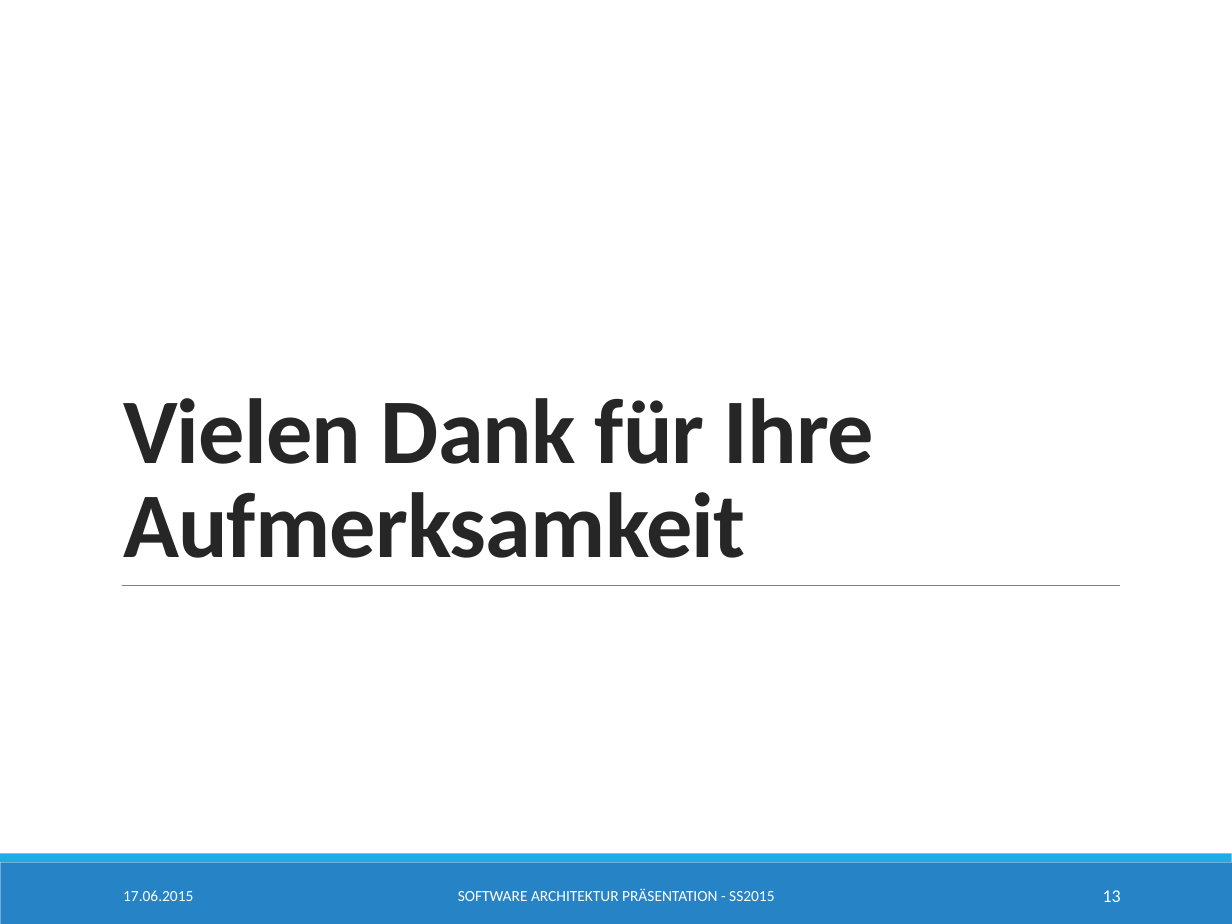
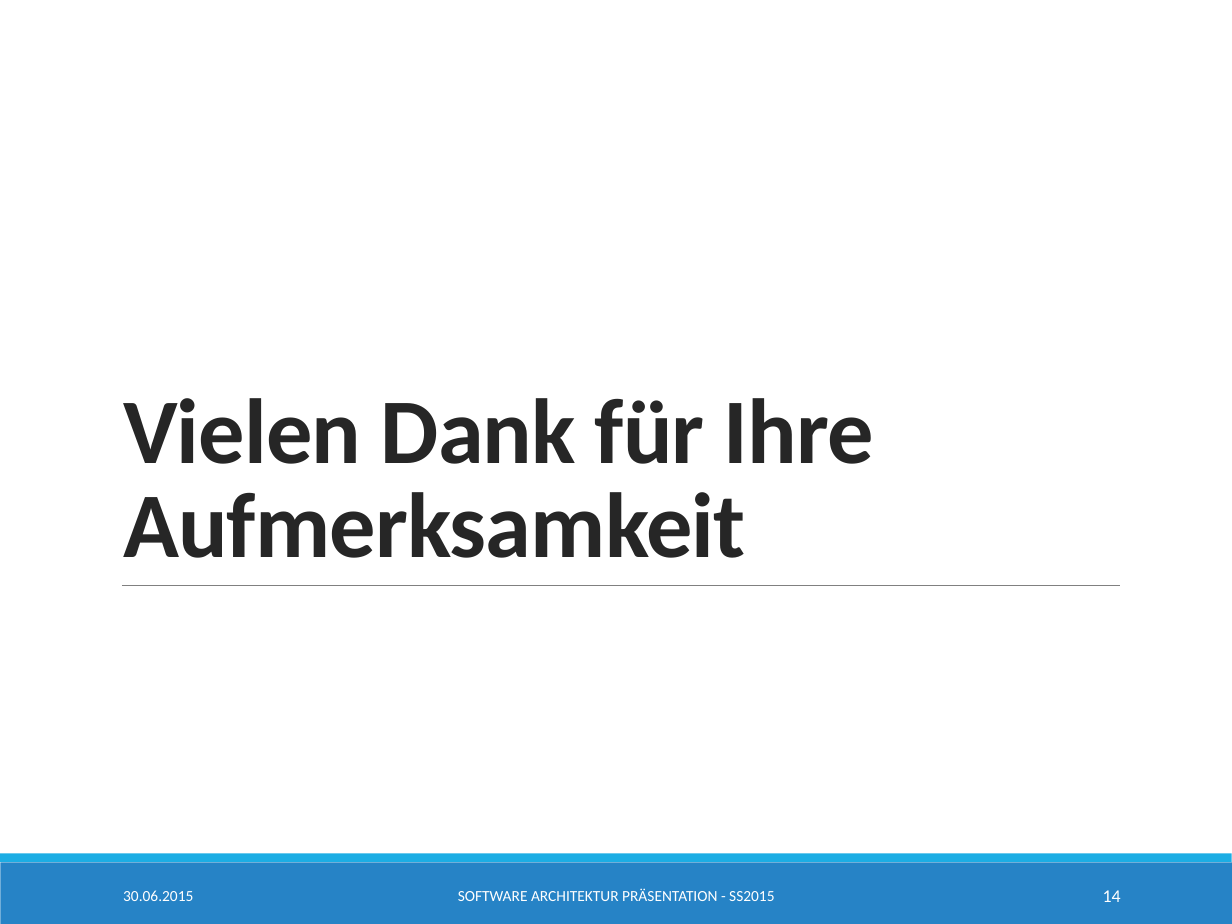
Before and after one commit to SimonBraun/de.htwg.se.mastermind, a slide deck: slide 14 of de.htwg.se.mastermind/Presentation.pptx (slide 13 before the commit). Drawn at 1232x924 pixels with LibreOffice and Linux fonts; fonts in the diff are those of the drawing. Boxes give left, top, right and bottom in pixels: in the first picture for what was removed or moved away, otherwise in the second. Text is boxed around its words. In the diff, an @@ line names an element or a change of style, - is before the commit and + after.

```diff
--- a/de.htwg.se.mastermind/Presentation.pptx
+++ b/de.htwg.se.mastermind/Presentation.pptx
@@ text at (x1=123, y1=890, x2=193, y2=901): text changed @@
-17.06.2015
+30.06.2015
@@ page number at (x1=1103, y1=890, x2=1121, y2=902): text changed @@
-13
+14
```
Also in this commit, not shown: 11 other slides changed, 1 slide added.
